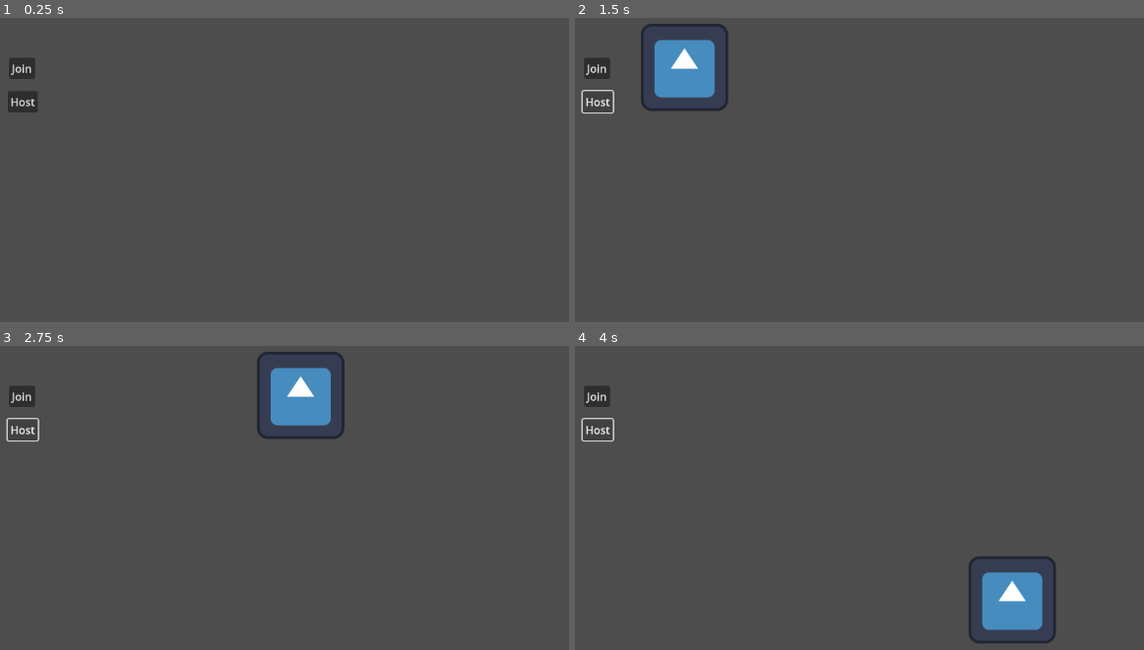
Above: before the commit, frames 1-4 (two rows, left to right).
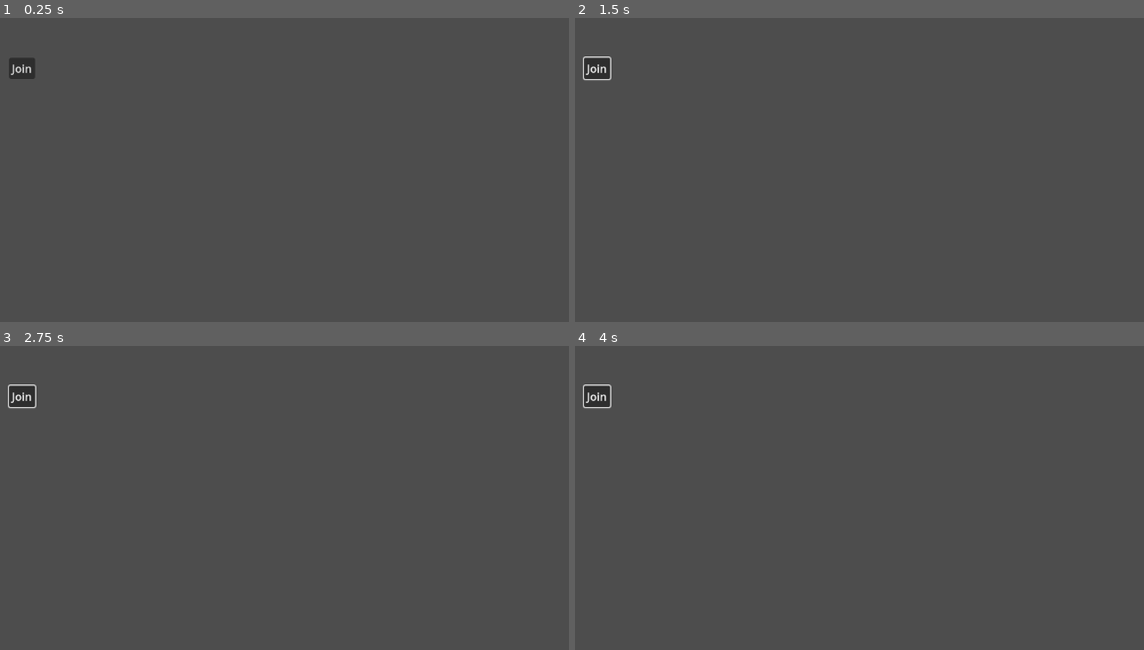
Above: after the commit, the same moments.

Repository: mrosati84/Godot-Multiplayer-Demo
Game: Godot game, scene res://multiplayer.tscn
Two runs of this game, one before a commit and one after it. Both use one fixed random seed, a clock stepped at 60 frames per second and the inputs below. The engine's default icon, where the game draws it, is replaced by a stand-in: a white triangle on a blue panel in a dark square.
Inputs (mouse positions are in pixels of both pictures, inside the frame that each line leads up to):
- Up to frame 1 (0.25 s): no input
- Up to frame 2 (1.5 s): click "Join" at 0.5 s; click (597, 103) at 1.25 s, where only the run before the commit has a clickable "Host"
- Up to frame 3 (2.75 s): hold D (right) from 2.03 s (still down)
- Up to frame 4 (4 s): release D (right) at 2.78 s; hold S (down) 2.78-3.53 s; hold D (right) from 3.53 s (still down)

The runs differ from the first frame. In frame 1, 0.3% of the frame differs, in the area x 1-7%, y 24-32%; in frame 2, 2.8%, in the area x 1-27%, y 1-32%; in frame 3, 2.8%; in frame 4, 2.8%.

Commit message:
refactor connect only when click join

Diff:
--- a/multiplayer.gd
+++ b/multiplayer.gd
@@ -1,19 +1,39 @@
 extends Node2D
 
-var peer = ENetMultiplayerPeer.new()
-@export var player : PackedScene
+const PlayerScene = preload("res://player.tscn")
+
+func _ready():
+	# Start the server if Godot is passed the "--server" argument,
+	# and start a client otherwise.
+	if "--server" in OS.get_cmdline_args():
+		start_network(true)
 
 func _on_join_pressed():
-	peer.create_client("127.0.0.1", 8910)
+	start_network(false)
+
+func start_network(server: bool):
+	var peer = ENetMultiplayerPeer.new()
+	if server:
+		multiplayer.peer_connected.connect(self.create_player)
+		multiplayer.peer_disconnected.connect(self.destroy_player)
+
+		peer.create_server(4242)
+		print('server listening on localhost 4242')
+	else:
+		var targetIP = "localhost"
+		peer.create_client(targetIP, 4242)
+
 	multiplayer.multiplayer_peer = peer
 
-func _on_host_pressed():
-	peer.create_server(8910)
-	multiplayer.multiplayer_peer = peer
-	multiplayer.peer_connected.connect(_add_player)
-	_add_player()
+func create_player(id):
+	# Instantiate a new player for this client.
+	var p = PlayerScene.instantiate()
 
-func _add_player(id = 1):
-	var player_instance = player.instantiate()
-	player_instance.name = str(id)
-	$SpawnPoint.add_child(player_instance)
+	# Set the name, so players can figure out their local authority
+	p.name = str(id)
+
+	$SpawnPoint.add_child(p)
+
+func destroy_player(id):
+	# Delete this peer's node.
+	$SpawnPoint.get_node(str(id)).queue_free()
--- a/multiplayer.tscn
+++ b/multiplayer.tscn
@@ -1,11 +1,9 @@
-[gd_scene load_steps=3 format=3 uid="uid://whe63tfvdrxk"]
+[gd_scene load_steps=2 format=3 uid="uid://whe63tfvdrxk"]
 
 [ext_resource type="Script" path="res://multiplayer.gd" id="1_m18jo"]
-[ext_resource type="PackedScene" uid="uid://bxmrqru3evcj5" path="res://player.tscn" id="2_xy28r"]
 
 [node name="Multiplayer" type="Node2D"]
 script = ExtResource("1_m18jo")
-player = ExtResource("2_xy28r")
 
 [node name="Join" type="Button" parent="."]
 offset_left = 22.0
@@ -13,14 +11,6 @@
 offset_right = 60.0
 offset_bottom = 290.0
 text = "Join"
-
-[node name="Host" type="Button" parent="."]
-offset_left = 20.0
-offset_top = 308.0
-offset_right = 64.0
-offset_bottom = 339.0
-text = "Host
-"
 
 [node name="MultiplayerSpawner" type="MultiplayerSpawner" parent="."]
 _spawnable_scenes = PackedStringArray("res://player.tscn")
@@ -30,4 +20,3 @@
 position = Vector2(169, 273)
 
 [connection signal="pressed" from="Join" to="." method="_on_join_pressed"]
-[connection signal="pressed" from="Host" to="." method="_on_host_pressed"]
